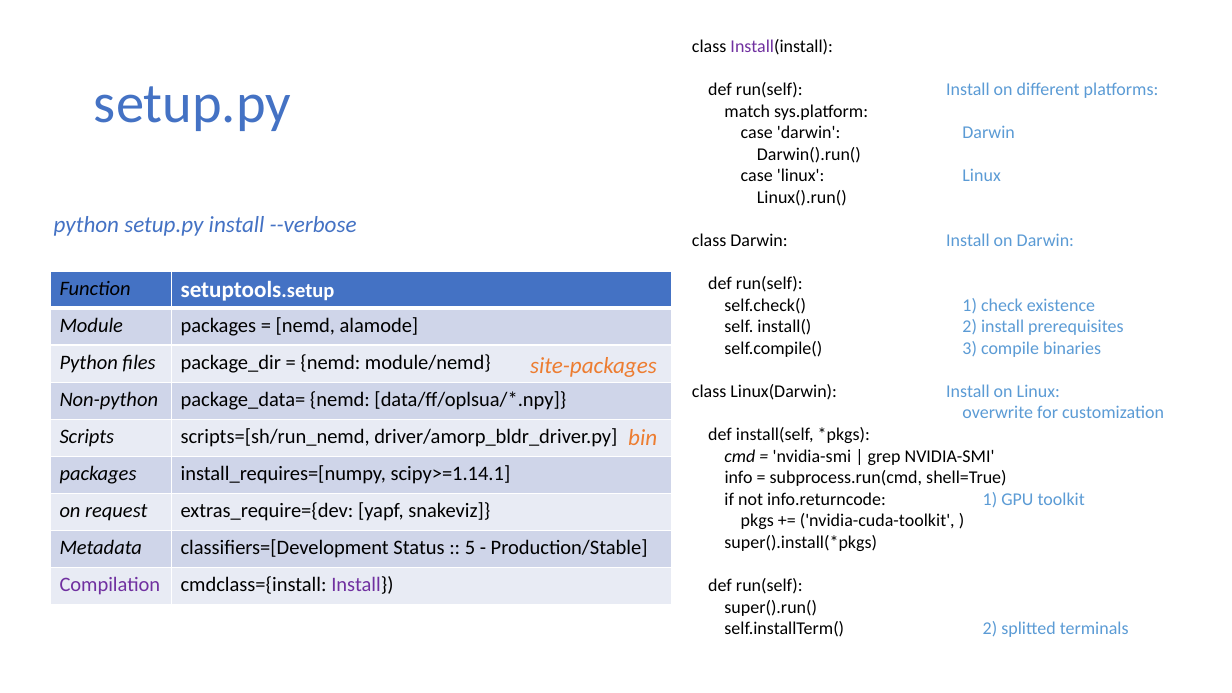
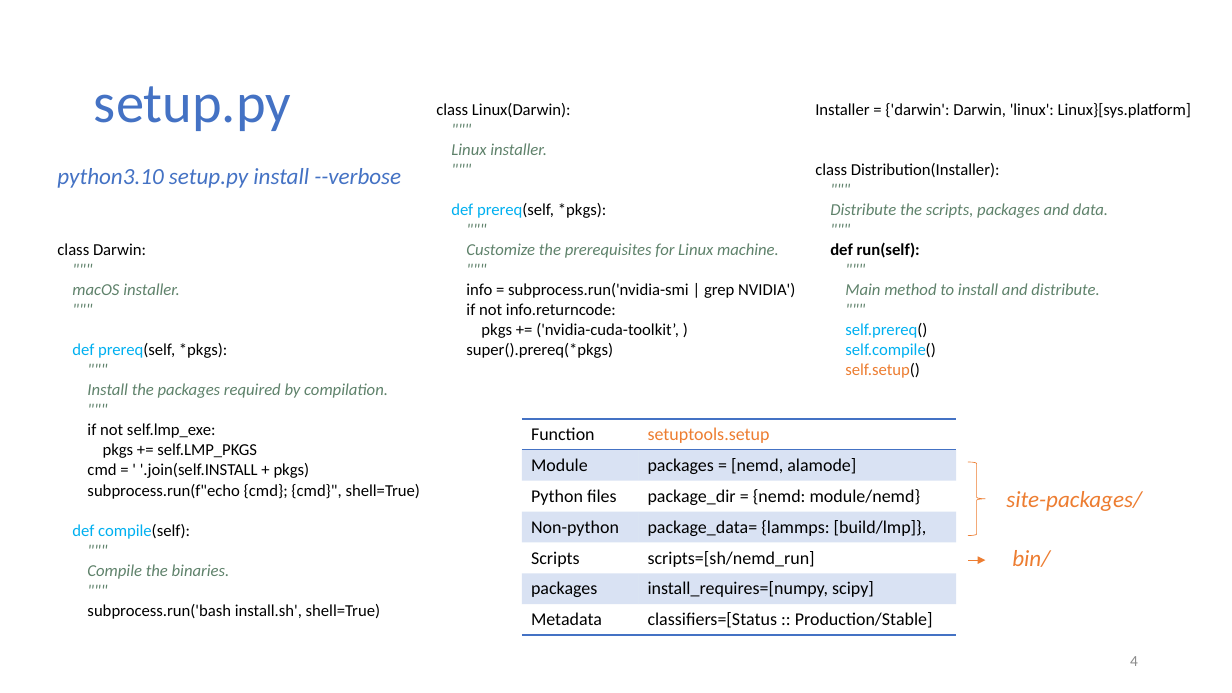
Before and after one commit to zhteg4pvt/nemd, a slide deck: slide 4 of docs/power_point/nemd.pptx. Drawn at 1232x693 pixels with LibreOffice and Linux fonts; fonts in the diff are those of the drawing. Boxes give left, top, right and bottom in pixels: in the first picture for what was removed or moved away, otherwise in the second. Text is boxed around its words. In the diff, an @@ line names an element or a change of style, - is before the commit and + after.

Commit message:
ppt updated premake add NEMD_SRC, and modifies PATH & PYTHONPATH

```diff
--- a/docs/power_point/nemd.pptx
+++ b/docs/power_point/nemd.pptx
@@ text removed at (692,39,1006,637) @@
-class Install(install):
-def run(self):
-match sys.platform:
-case 'darwin':
-Darwin().run()
-case 'linux':
-Linux().run()
-class Darwin:
-def run(self):
-self.check()
-self. install()
-self.compile()
-class Linux(Darwin):
-def install(self, *pkgs):
-cmd = 'nvidia-smi | grep NVIDIA-SMI'
-info = subprocess.run(cmd, shell=True)
-if not info.returncode:
-pkgs += ('nvidia-cuda-toolkit', )
-super().install(*pkgs)
-def run(self):
-super().run()
-self.installTerm()
@@ text removed at (946,82,1164,637) @@
-Install on different platforms:
-Darwin
-Linux
-Install on Darwin:
-1) check existence
-2) install prerequisites
-3) compile binaries
-Install on Linux:
-overwrite for customization
-1) GPU toolkit
-2) splitted terminals
@@ text added at (57,103,1108,619), 13 pt, text #000000 @@
+class Darwin:
+"""
+macOS installer.
+"""
+def prereq(self, *pkgs):
+"""
+Install the packages required by compilation.
+"""
+if not self.lmp_exe:
+pkgs += self.LMP_PKGS
+cmd = ' '.join(self.INSTALL + pkgs)
+subprocess.run(f"echo {cmd}; {cmd}", shell=True)
+def compile(self):
+"""
+Compile the binaries.
+"""
+subprocess.run('bash install.sh', shell=True)
+class Linux(Darwin):
+"""
+Linux installer.
+"""
+def prereq(self, *pkgs):
+"""
+Customize the prerequisites for Linux machine.
+"""
+info = subprocess.run('nvidia-smi | grep NVIDIA')
+if not info.returncode:
+pkgs += ('nvidia-cuda-toolkit’, )
+super().prereq(*pkgs)
+Installer = {'darwin': Darwin, 'linux': Linux}[sys.platform]
+class Distribution(Installer):
+"""
+Distribute the scripts, packages and data.
+"""
+def run(self):
+"""
+Main method to install and distribute.
+"""
+self.prereq()
+self.compile()
+self.setup()
@@ text at (57,168,401,188): text changed @@
-python setup.py install --verbose
+python3.10 setup.py install --verbose
@@ table at (522,420,957,635) @@
-row 4: Non-python | package_data= {nemd: [data/ff/oplsua/*.npy]}
-row 5: Scripts | scripts=[sh/run_nemd, driver/amorp_bldr_driver.py]
-row 6: packages | install_requires=[numpy, scipy>=1.14.1]
-row 7: on request | extras_require={dev: [yapf, snakeviz]}
-row 8: Metadata | classifiers=[Development Status :: 5 - Production/Stable]
-row 9: Compilation | cmdclass={install: Install})
+row 4: Non-python | package_data= {lammps: [build/lmp]},
+row 5: Scripts | scripts=[sh/nemd_run]
+row 6: packages | install_requires=[numpy, scipy]
+row 7: Metadata | classifiers=[Status :: Production/Stable]
@@ table: place and size @@
-table at (50,271,672,604)
+table at (522,420,957,635)
@@ right brace added at (969,462,986,536), outline #ED7D31 0.5 pt @@
@@ text at (1006,491,1142,511): text changed @@
-site-packages
+site-packages/
@@ arrow added from (969, 560) to (985, 560), #ED7D31 0.5 pt @@
@@ text at (1012,550,1050,567): text changed @@
-bin
+bin/
@@ page number added at (1130,656,1138,666), 12 pt, text #8C8C8C @@
+4
```
Also in this commit, not shown: 14 other slides changed, 2 other files.
